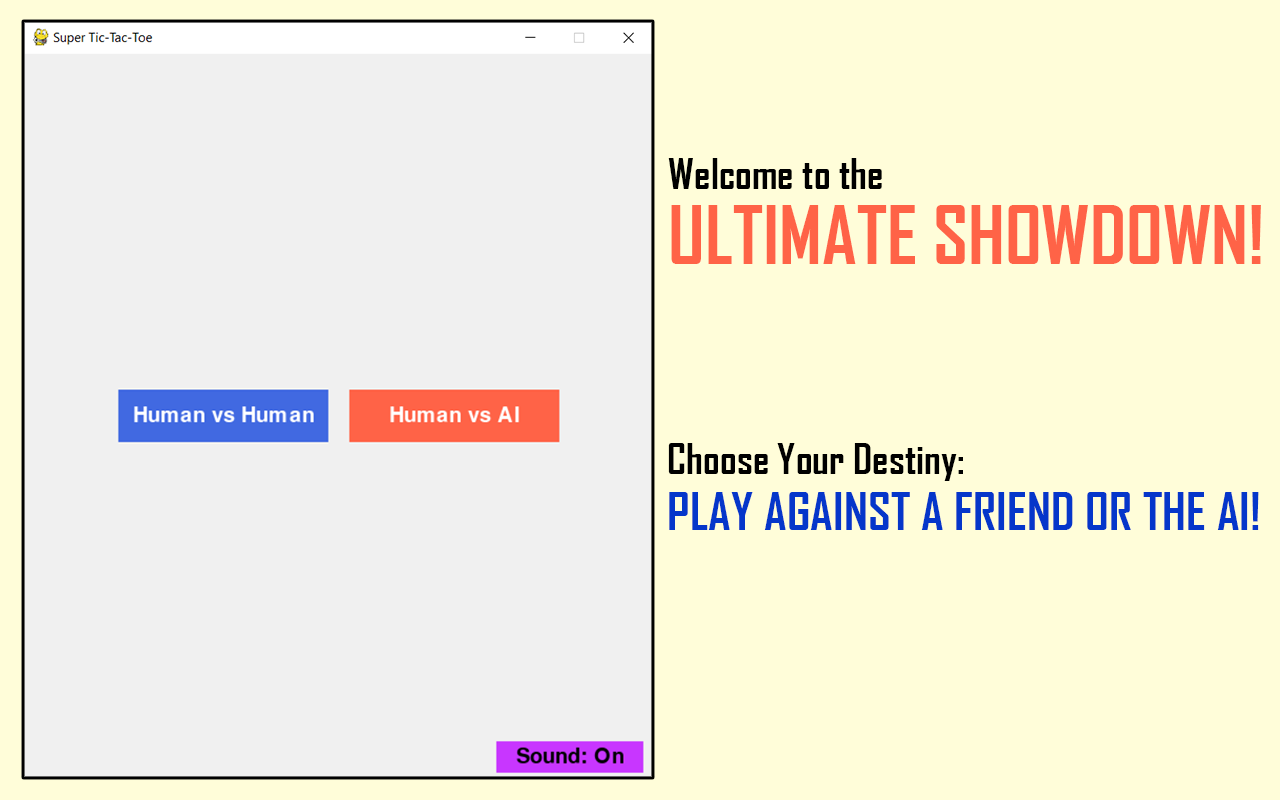
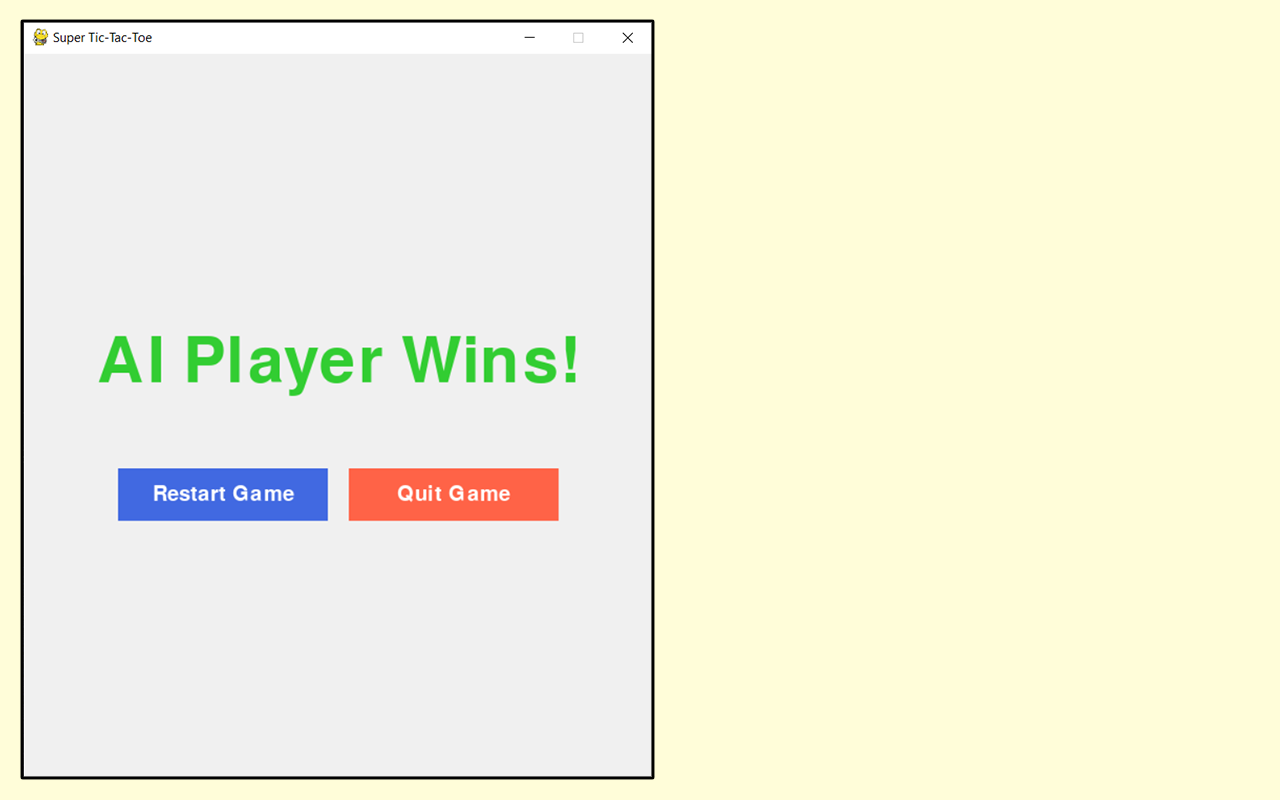
Layers edited between the first and the second 1280 x 800 image:
painted on "PIC" over [left=23, top=22, right=645, bottom=777]
moved "Play against a friend or the AI!" into group "MAIN MENU" over [left=669, top=492, right=1259, bottom=530]
moved "Choose Your Destiny:" into group "MAIN MENU" over [left=668, top=443, right=963, bottom=481]
moved "Welcome to the Ultimate Showdown!" into group "MAIN MENU" over [left=668, top=158, right=1261, bottom=264]
